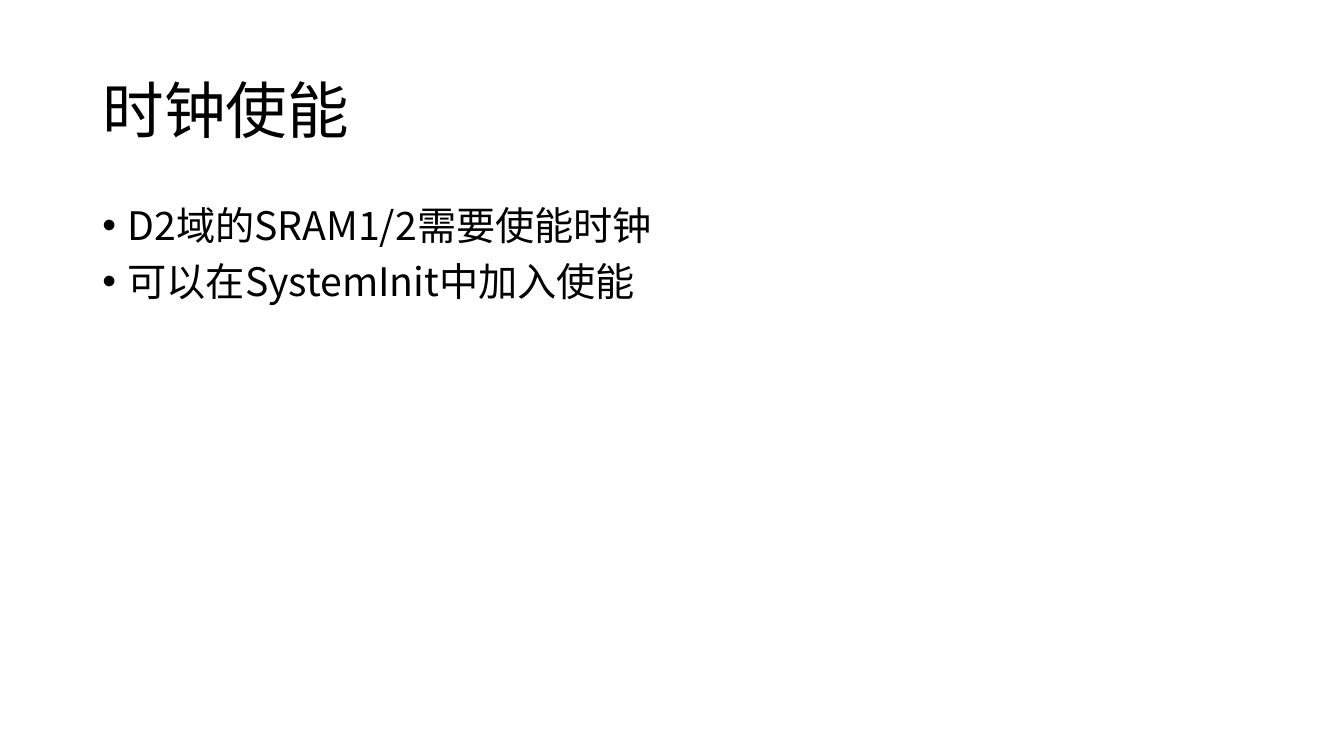
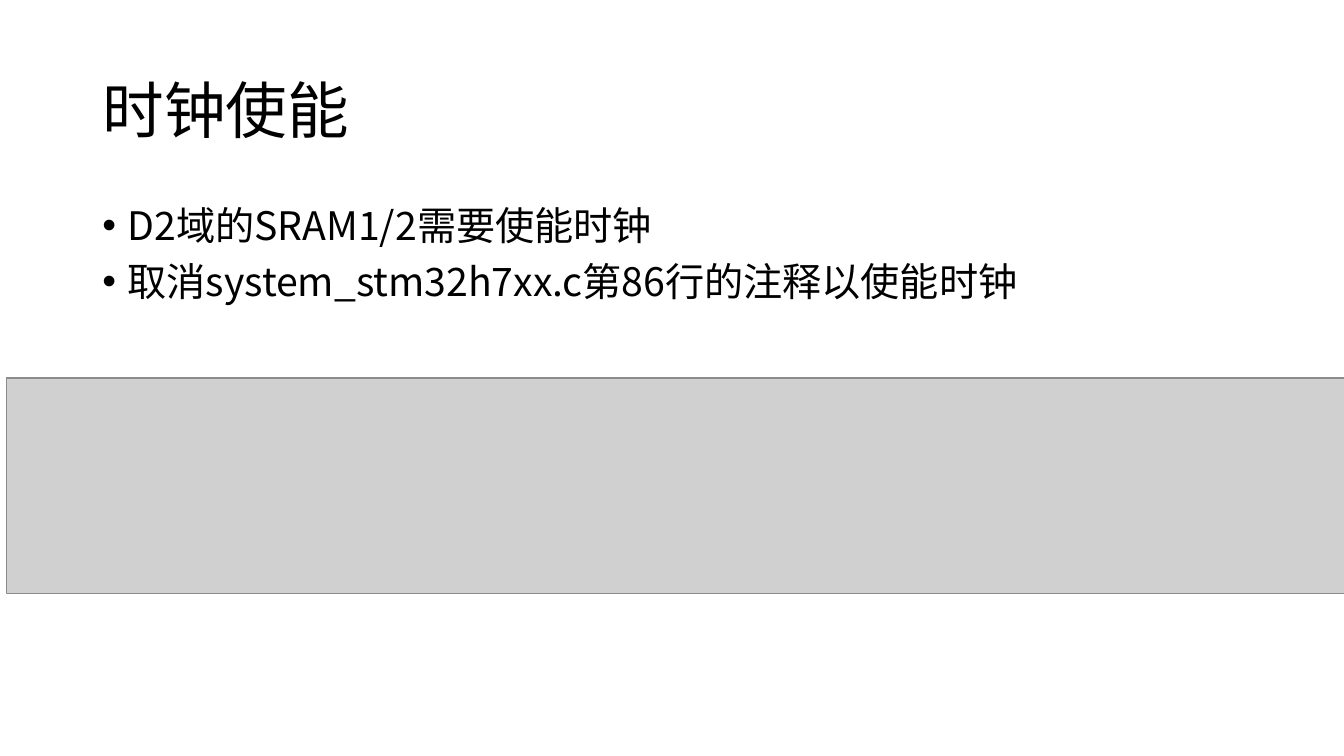
Before and after one commit to JLU-Robomaster-Embedded/embedded_tutorial, a slide deck: slide 57 of 2_STM32基本功能.pptx. Drawn at 1344x756 pixels with LibreOffice and Linux fonts; fonts in the diff are those of the drawing; grey boxes stand for pictures. Boxes give left, top, right and bottom in pixels: in the first picture for what was removed or moved away, otherwise in the second. Text is boxed around its words. In the diff, an @@ line names an element or a change of style, - is before the commit and + after.

```diff
--- a/2_STM32基本功能.pptx
+++ b/2_STM32基本功能.pptx
@@ text at (128, 263, 1018, 305): text changed @@
-• 可以在SystemInit中加入使能
+• 取消system_stm32h7xx.c第86行的注释以使能时钟
@@ picture added at (6, 378, 1344, 594) @@
```
